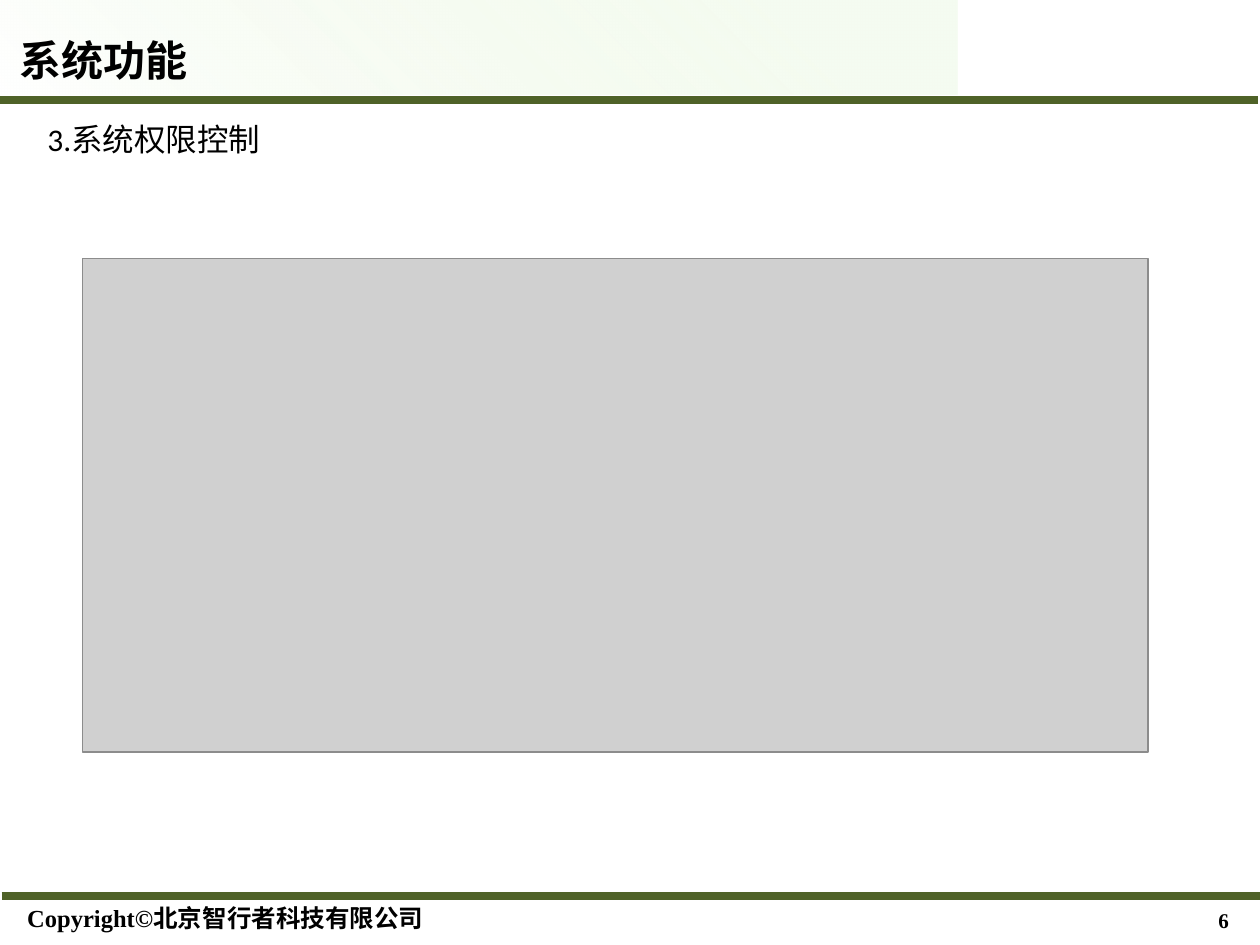
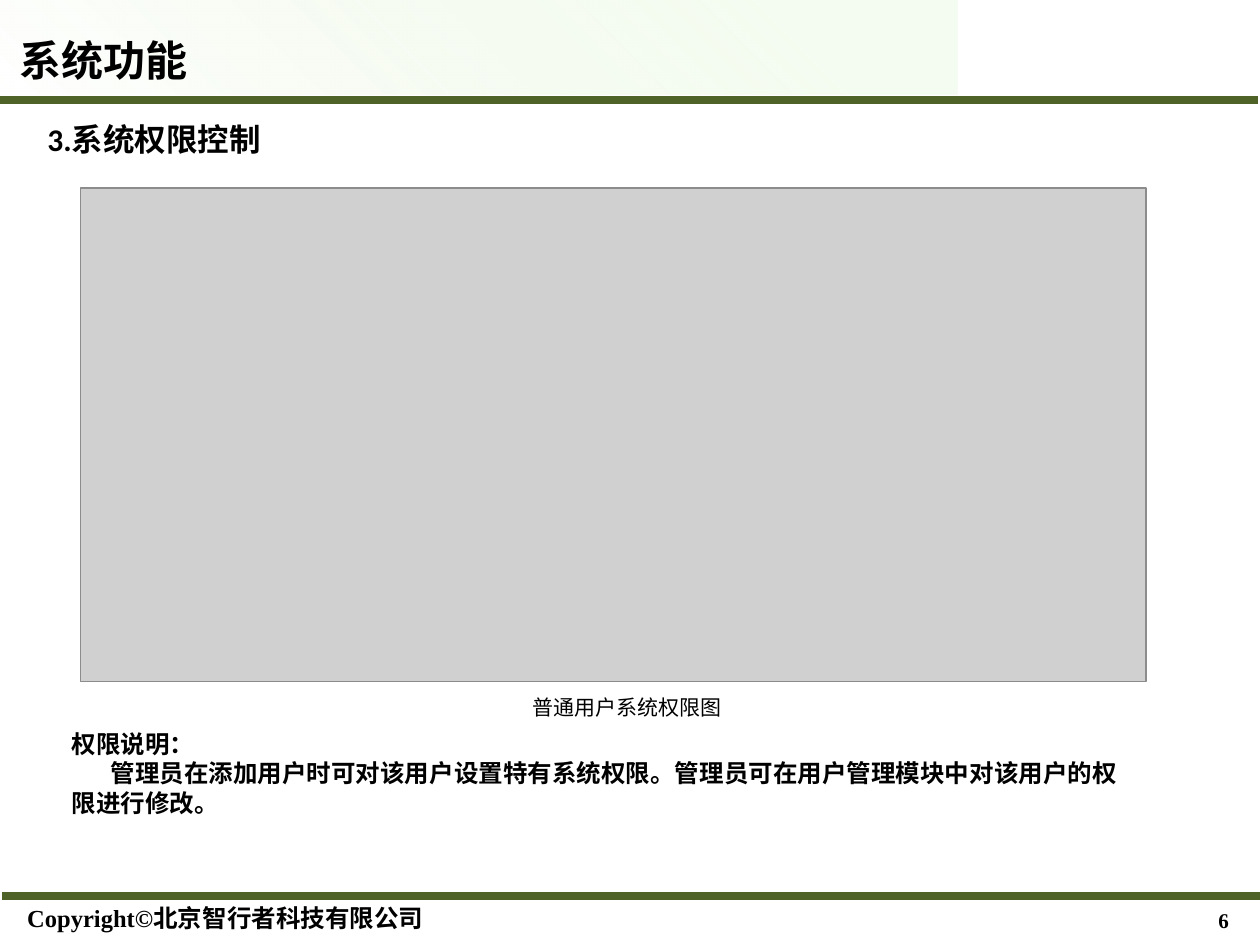
Before and after one commit to Hugohui/ERP, a slide deck: slide 6 of www/需求/ERP需求说明.pptx. Drawn at 1260x945 pixels with LibreOffice and Linux fonts; fonts in the diff are those of the drawing; grey boxes stand for pictures; background and template pictures are left out. Boxes give left, top, right and bottom in pixels: in the first picture for what was removed or moved away, otherwise in the second. Text is boxed around its words. In the diff, an @@ line names an element or a change of style, - is before the commit and + after.

Commit message:
修改需求说明文档

```diff
--- a/www/需求/ERP需求说明.pptx
+++ b/www/需求/ERP需求说明.pptx
@@ text "3.系统权限控制" at <box>47,124,260,154</box>: bold on @@
@@ picture: place and size @@
-picture at <box>82,258,1148,752</box>
+picture at <box>81,188,1147,682</box>
@@ text added at <box>532,697,721,717</box>, 12 pt, text #000000 @@
+普通用户系统权限图
@@ text added at <box>71,732,1116,815</box>, 14 pt, text #000000, bold @@
+权限说明：
+管理员在添加用户时可对该用户设置特有系统权限。管理员可在用户管理模块中对该用户的权限进行修改。
```
Also in this commit, not shown: 4 other slides changed, 3 other files.
